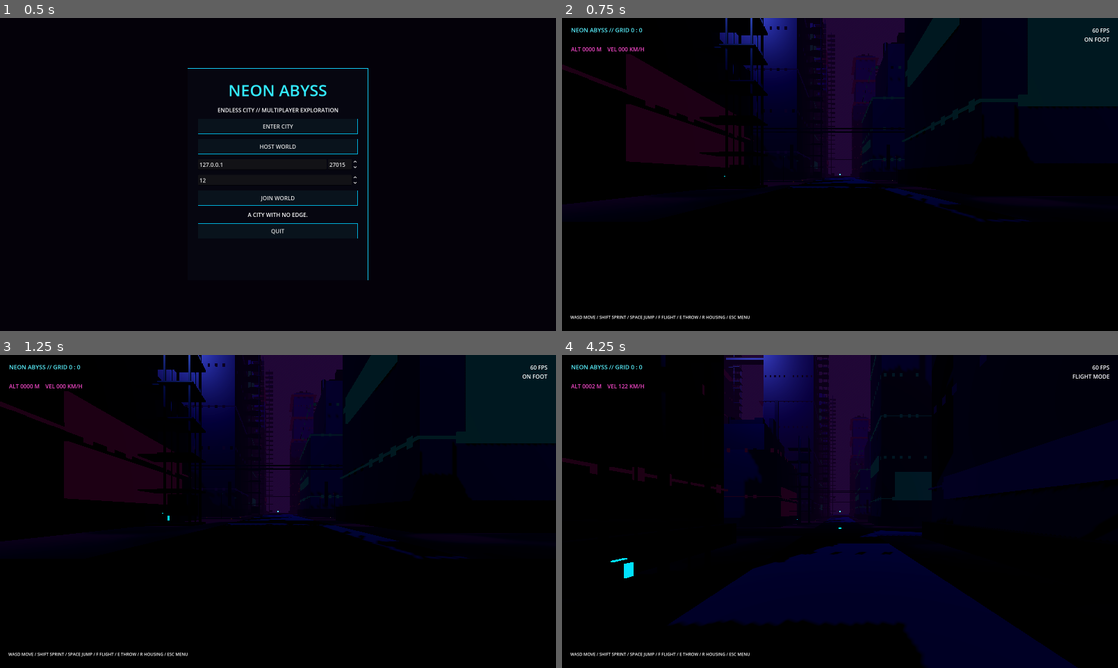
Above: before the commit, frames 1-4 (two rows, left to right).
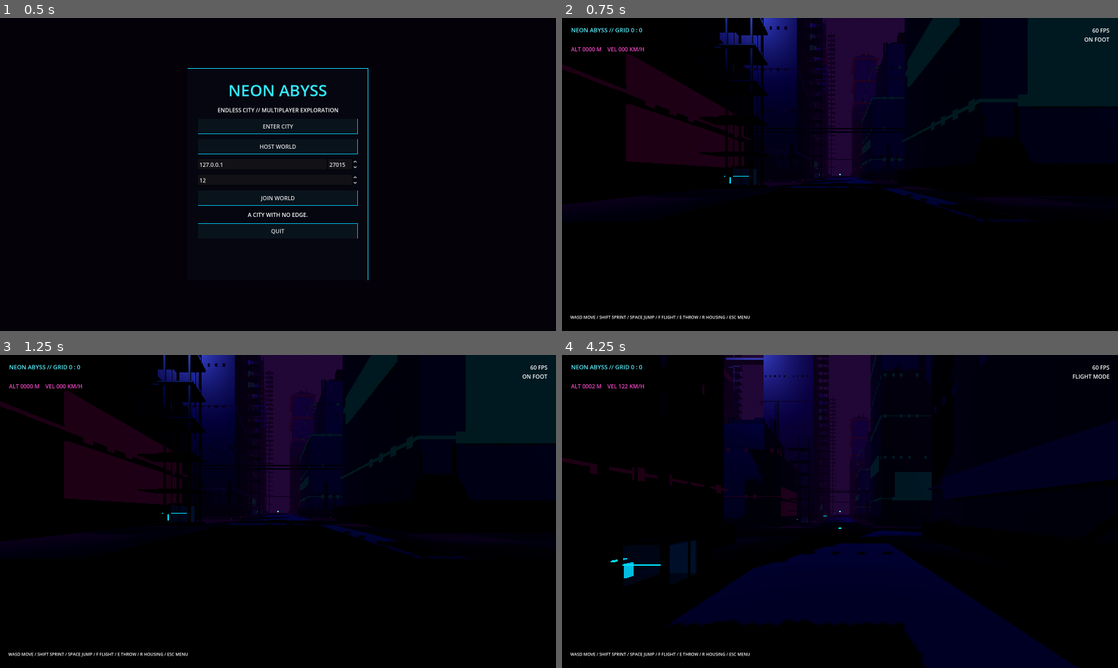
Above: after the commit, the same moments.

Repository: Liladizilla/neon-abyss
Game: Godot game, scene res://scenes/main.tscn
The game is run twice, just before and just after one commit, with the same random seed, the same clock (stepped at 60 frames per second) and the same inputs.
Inputs (mouse positions are in pixels of both pictures, inside the frame that each line leads up to):
- Up to frame 1 (0.5 s): no input
- Up to frame 2 (0.75 s): click "ENTER CITY" at 0.5 s
- Up to frame 3 (1.25 s): no input
- Up to frame 4 (4.25 s): tap Enter at 1.25 s; move the mouse to (867, 511) at 1.27 s; hold R (interact) 1.28-2.03 s; hold W (move_forward) from 1.28 s (still down); tap Space (jump) at 1.52, 2.27, 3.77 s; move the mouse to (812, 511) at 2.02 s; tap Shift (sprint) at 2.1 s; move the mouse to (851, 505) at 2.77 s; hold E (throw_prop) 2.78-3.53 s; move the mouse to (834, 517) at 3.52 s; tap F (toggle_flight) at 3.6 s

Frame 1 is identical in both runs. In frame 2, 0.1% of the frame differs, in the area x 30-49%, y 46-54%; in frame 3, 0.1%; in frame 4, 0.5%, in the area x 10-56%, y 31-72%.

Commit message:
Replace decorative lift cube with a rideable glass elevator cab

Diff:
--- a/scripts/city_chunk.gd
+++ b/scripts/city_chunk.gd
@@ -1,4 +1,5 @@
 extends Node3D
+const ELEVATOR=preload("res://scripts/elevator_car.gd")
 const NEON=[Color(0,0.92,1),Color(1,0.08,0.72),Color(1,0.56,0.04),Color(0.34,0.2,1),Color(0.12,1,0.48)]
 var coord=Vector2i.ZERO
 var size=96.0
@@ -302,40 +303,77 @@
             physics.add_child(cs)
         add_child(physics)
 func _add_elevator_car(local_x:float,local_z:float,height:float,floors:int,building_index:int):
-    var car=Node3D.new()
+    var car=AnimatableBody3D.new()
     car.name="ElevatorCab_%d"%building_index
-    car.position=Vector3(local_x,1.42,local_z)
+    car.set_script(ELEVATOR)
+    car.position=Vector3(local_x,1.315,local_z)
     add_child(car)
-    var shell=MeshInstance3D.new()
-    var shell_mesh=BoxMesh.new()
-    shell_mesh.size=Vector3(2.35,2.35,2.35)
-    shell.mesh=shell_mesh
+    car.configure(floors,height,"%d:%d:%d"%[coord.x,coord.y,building_index],collision_enabled)
     var frame=StandardMaterial3D.new()
     frame.albedo_color=Color(0.035,0.07,0.12)
-    frame.metallic=0.72
-    frame.roughness=0.25
-    shell.material_override=frame
-    car.add_child(shell)
-    var glass=MeshInstance3D.new()
-    var glass_mesh=BoxMesh.new()
-    glass_mesh.size=Vector3(2.15,1.75,2.15)
-    glass.mesh=glass_mesh
+    frame.metallic=0.78
+    frame.roughness=0.22
+    var floor_mesh=BoxMesh.new()
+    floor_mesh.size=Vector3(2.12,0.14,2.12)
+    var floor=MeshInstance3D.new()
+    floor.name="CabFloor"
+    floor.mesh=floor_mesh
+    floor.position=Vector3(0,-1.08,0)
+    floor.material_override=frame
+    car.add_child(floor)
+    var roof_mesh=BoxMesh.new()
+    roof_mesh.size=Vector3(2.12,0.12,2.12)
+    var roof=MeshInstance3D.new()
+    roof.name="CabRoof"
+    roof.mesh=roof_mesh
+    roof.position=Vector3(0,1.08,0)
+    roof.material_override=frame
+    car.add_child(roof)
+    var post_mesh=BoxMesh.new()
+    post_mesh.size=Vector3(0.12,2.18,0.12)
+    for px in [-1.0,1.0]:
+        for pz in [-1.0,1.0]:
+            var post=MeshInstance3D.new()
+            post.mesh=post_mesh
+            post.position=Vector3(px,0,pz)
+            post.material_override=frame
+            car.add_child(post)
     var glass_mat=StandardMaterial3D.new()
-    glass_mat.albedo_color=Color(0.015,0.5,0.68,0.34)
+    glass_mat.albedo_color=Color(0.015,0.38,0.56,0.28)
     glass_mat.transparency=BaseMaterial3D.TRANSPARENCY_ALPHA
-    glass_mat.metallic=0.6
-    glass_mat.roughness=0.18
+    glass_mat.metallic=0.52
+    glass_mat.roughness=0.16
     glass_mat.emission_enabled=true
-    glass_mat.emission=Color(0.01,0.24,0.42)
-    glass_mat.emission_energy_multiplier=1.2
-    glass.material_override=glass_mat
-    car.add_child(glass)
-    var duration=maxf(5.0,float(floors)*0.45)
-    var tween=create_tween().set_loops()
-    var top_floor_y=height-height/float(floors)
-    var top_y=top_floor_y+1.42
-    tween.tween_property(car,"position:y",top_y,duration).set_trans(Tween.TRANS_SINE).set_ease(Tween.EASE_IN_OUT)
-    tween.tween_property(car,"position:y",1.42,duration).set_trans(Tween.TRANS_SINE).set_ease(Tween.EASE_IN_OUT)
+    glass_mat.emission=Color(0.01,0.19,0.34)
+    glass_mat.emission_energy_multiplier=0.8
+    for side in [-1.0,1.0]:
+        var glass=MeshInstance3D.new()
+        var pane=BoxMesh.new()
+        pane.size=Vector3(0.035,1.85,1.85)
+        glass.mesh=pane
+        glass.position=Vector3(side*1.01,0,0)
+        glass.material_override=glass_mat
+        car.add_child(glass)
+    var rear_glass=MeshInstance3D.new()
+    var rear_pane=BoxMesh.new()
+    rear_pane.size=Vector3(1.85,1.85,0.035)
+    rear_glass.mesh=rear_pane
+    rear_glass.position=Vector3(0,0,-1.01)
+    rear_glass.material_override=glass_mat
+    car.add_child(rear_glass)
+    var door_line=MeshInstance3D.new()
+    var door_mesh=BoxMesh.new()
+    door_mesh.size=Vector3(1.75,0.06,0.045)
+    door_line.mesh=door_mesh
+    door_line.position=Vector3(0,0.1,1.0)
+    var neon=StandardMaterial3D.new()
+    neon.shading_mode=BaseMaterial3D.SHADING_MODE_UNSHADED
+    neon.albedo_color=Color(0.02,0.78,1.0)
+    neon.emission_enabled=true
+    neon.emission=Color(0.01,0.55,1.0)
+    neon.emission_energy_multiplier=2.2
+    door_line.material_override=neon
+    car.add_child(door_line)
 func _add_lobby_terminal(local_position:Vector3,building_index:int):
     var kiosk=Node3D.new()
     kiosk.name="RentalTerminal_%d"%building_index
